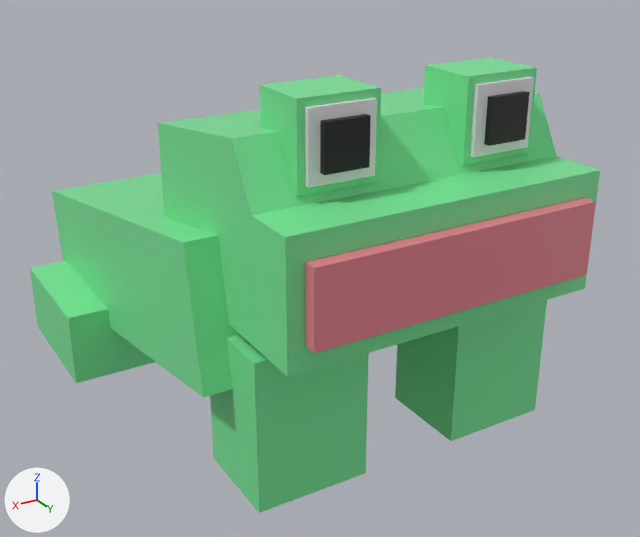
The FBX model Assets/02_Art/00_3DModels/Frog.fbx as it was, and as the next commit left it.
The view is the same before and after, from a 50 mm camera at (1.66, 3.01, 1.89) aimed at (-0.01, 0.22, 0.5). Arrows for +X, +Y and +Z are at lower left; the lights stay in place.

Objects in the first picture: 'Body', 'EyeLeft', 'EyeRight', 'Head', 'LeftFrontLeg', 'RightBackLeg', 'RightFrontLeg'.
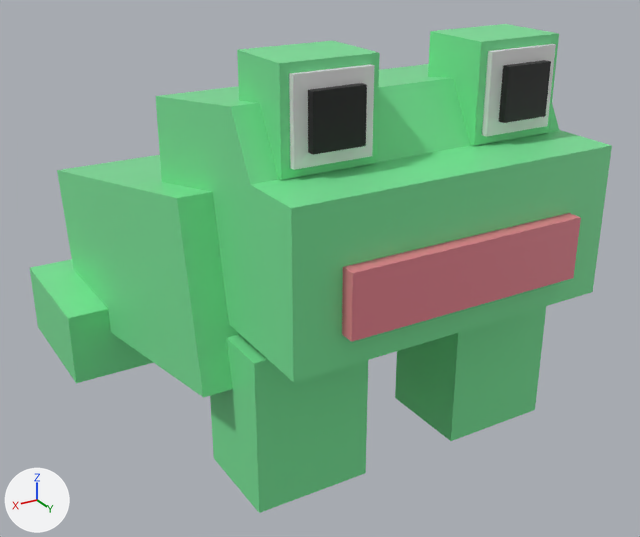
What changed in the scene script:
```text
Change me_cube_012:
    where me_cube_012.from_pydata(...)  # 24 vertices, 22 faces; spans x -0.144..0.144, y -0.081..0.188, z -0.144..0.144
    used by ob_eyeleft; location = (-0.322, 0.711, 1.204)
    me_cube_012 part 1: the whole mesh is scaled about the mesh origin by 1.14
Change me_cube_007:
    used by ob_head; location = (0.002, 0.46, 0.702)
    remove me_cube_007.from_pydata(...)  # 56 vertices, 54 faces; spans x -0.595..0.595, y -0.3..0.651, z -0.1..0.53
    add me_cube_007.from_pydata(...)  # 56 vertices, 54 faces; spans x -0.595..0.595, y -0.3..0.686, z -0.1..0.622
    me_cube_007 part 4: 32 of 56 vertices moved; they spanned x -0.595..0.595, y -0.3..0.651, z -0.1..0.53 and now span x -0.595..0.595, y -0.3..0.686, z -0.1..0.622; mean shift (0.0, 0.022, 0.046); largest move (-0.536, 0.6, 0.245) -> (-0.434, 0.635, 0.221)
Change me_cube:
    where me_cube.from_pydata(...)  # 8 vertices, 6 faces; spans x -0.71..0.71, y -0.83..0.83, z -0.39..0.39
    used by ob_body; location = (0.002, -0.12, 0.502)
    me_cube part 3
    me_cube.vertices[0].co: (0.71, 0.74, 0.39) -> (0.71, 0.72, 0.53)  # pixel (182, 242) -> pixel (176, 198)
    me_cube.vertices[2].co: (0.71, -0.83, 0.11) -> (0.71, -0.69, 0.25)  # pixel (51, 190) -> pixel (57, 170)
    me_cube.vertices[3].co: (0.71, -0.74, -0.39) -> (0.71, -0.57, -0.39)
    me_cube.vertices[4].co: (-0.71, 0.74, 0.39) -> (-0.71, 0.72, 0.53)
    me_cube.vertices[6].co: (-0.71, -0.83, 0.11) -> (-0.71, -0.69, 0.25)
    me_cube.vertices[7].co: (-0.71, -0.74, -0.39) -> (-0.71, -0.57, -0.39)
Change me_cube_013:
    where me_cube_013.from_pydata(...)  # 24 vertices, 22 faces; spans x -0.144..0.144, y -0.081..0.188, z -0.144..0.144
    used by ob_eyeright; location = (0.298, 0.711, 1.204)
    me_cube_013 part 2: the whole mesh is scaled about the mesh origin by 1.14
Change ob_eyeleft:
    ob_eyeleft.location: (-0.322, 0.711, 1.204) -> (-0.365, 0.711, 1.291)
Change ob_eyeright:
    ob_eyeright.location: (0.298, 0.711, 1.204) -> (0.342, 0.711, 1.291)
```

Where the change shows, as pixel boxes [x1, y1, x2, y2] in the pictures (640 x 537 px):
'Head', reshaped (10% taller): before [157, 88, 600, 377]; after [156, 64, 612, 382]
'Body', reshaped (8% taller): before [52, 173, 240, 398]; after [57, 155, 239, 398]
'EyeRight', mesh rescaled, moved (17% wider, 15% taller): before [259, 75, 381, 196]; after [237, 41, 380, 180]
'EyeLeft', mesh rescaled, moved (15% wider, 13% taller): before [423, 57, 537, 165]; after [428, 24, 559, 146]
